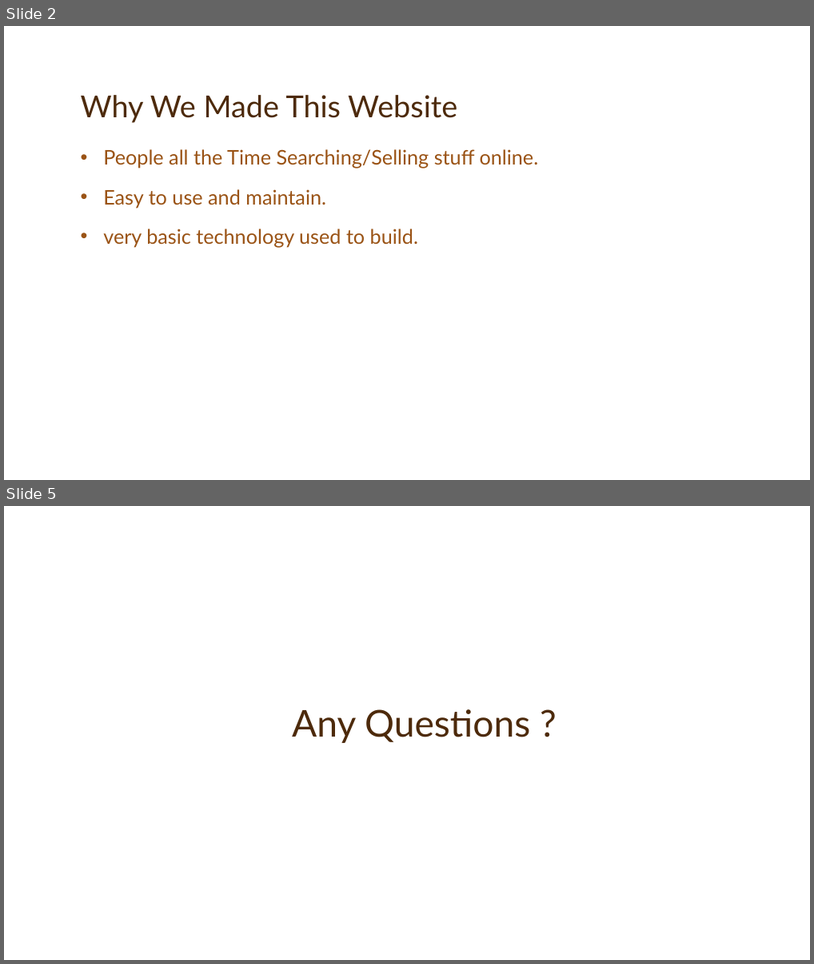
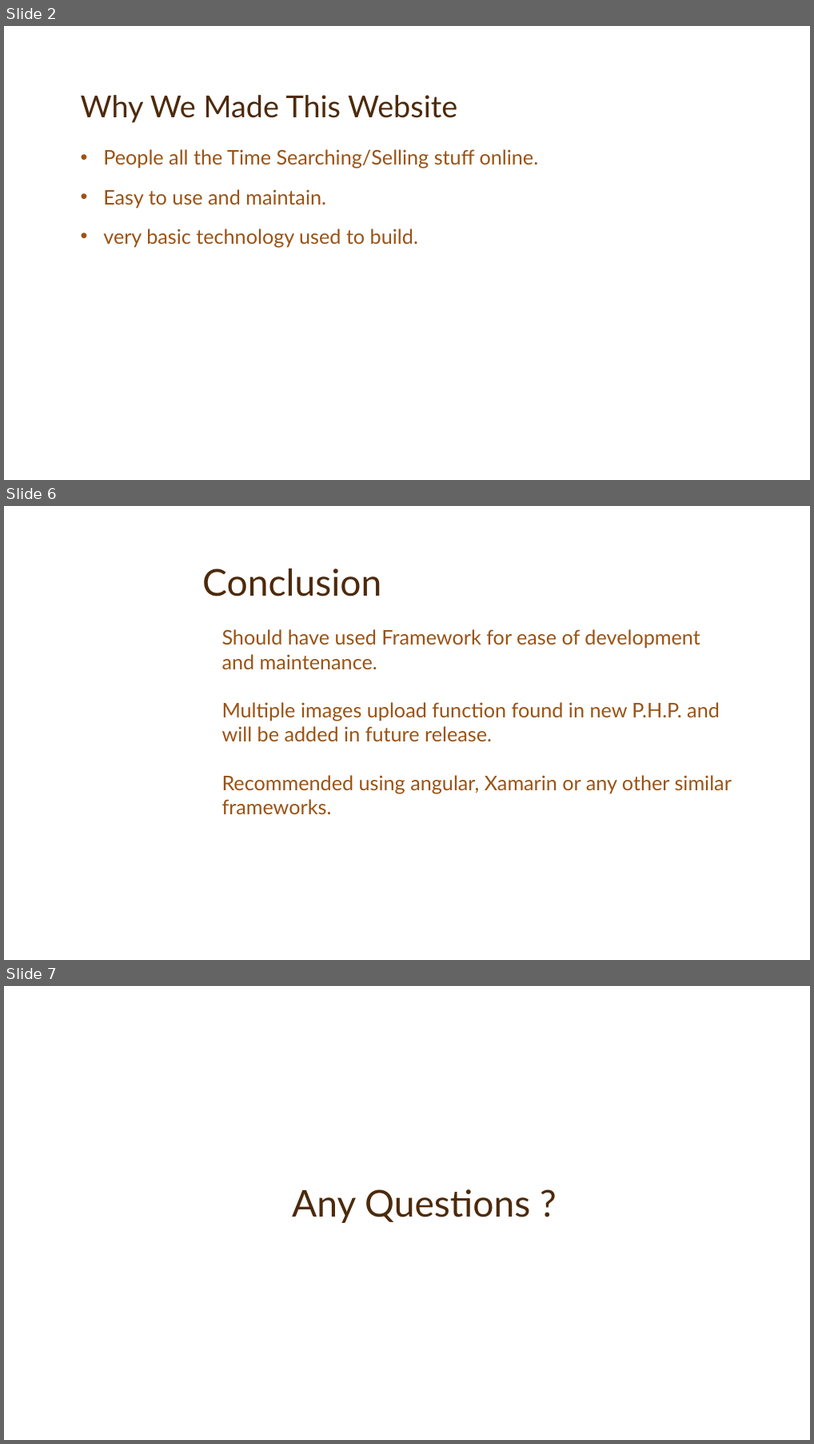
Before and after one commit to g00351263/Projecte-I.T-with-Waheed, a slide deck: all project detail files/Galway Buy & Sell.pptx. Shown one above the other, each under a label of ours: slides 2 and 5 before the commit, slides 2, 6 and 7 after it; the slides between them are not shown. The pictures are 814x964 and 814x1444 pixels, drawn with LibreOffice and Linux fonts; fonts in the diff are those of the drawing; background and template pictures are left out. Boxes give left, top, right and bottom in pixels: in the first picture for what was removed or moved away, otherwise in the second. Text is boxed around its words. In the diff, an @@ line names an element or a change of style, - is before the commit and + after.

```diff
--- a/all project detail files/Galway Buy & Sell.pptx
+++ b/all project detail files/Galway Buy & Sell.pptx
@@ slide 6 added at (4,506,810,960), background picture (left out) @@
@@ title added at (202,568,382,596), 44 pt, text #4D2A0B @@
+Conclusion
@@ text added at (222,629,732,815), 24 pt, text #9A5315 @@
+Should have used Framework for ease of development and maintenance.
+Multiple images upload function found in new P.H.P. and will be added in future release.
+Recommended using angular, Xamarin or any other similar frameworks.
@@ what was slide 5 is now slide 7 @@
```
Also in this commit, not shown: 2 slides changed, 1 other slide added, 2 other files.
